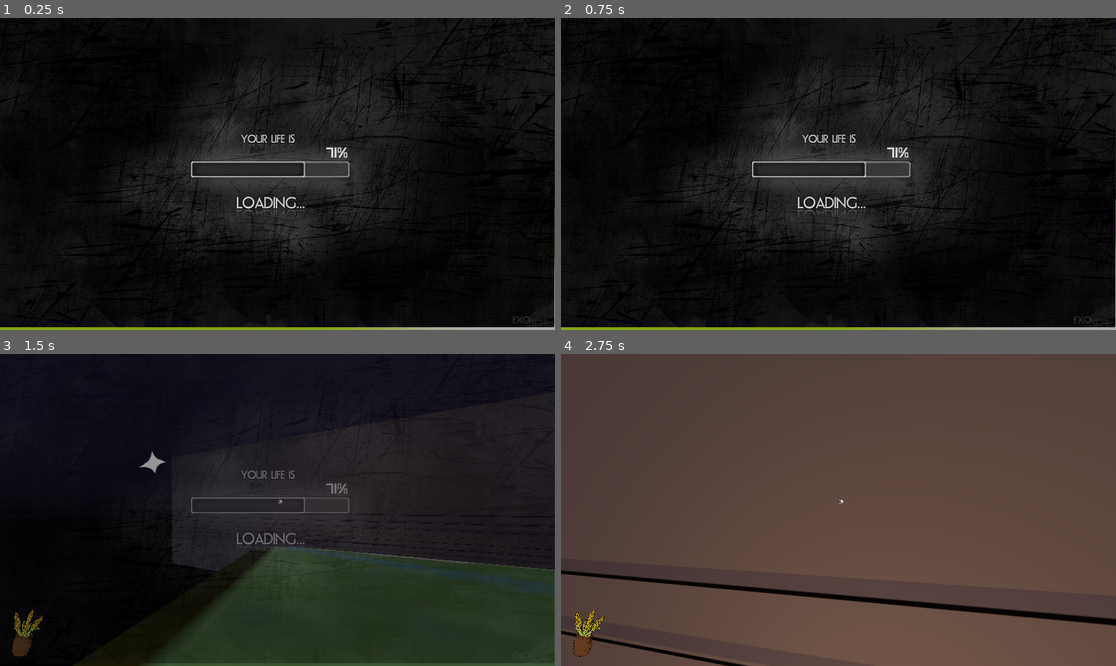
Above: before the commit, frames 1-4 (two rows, left to right).
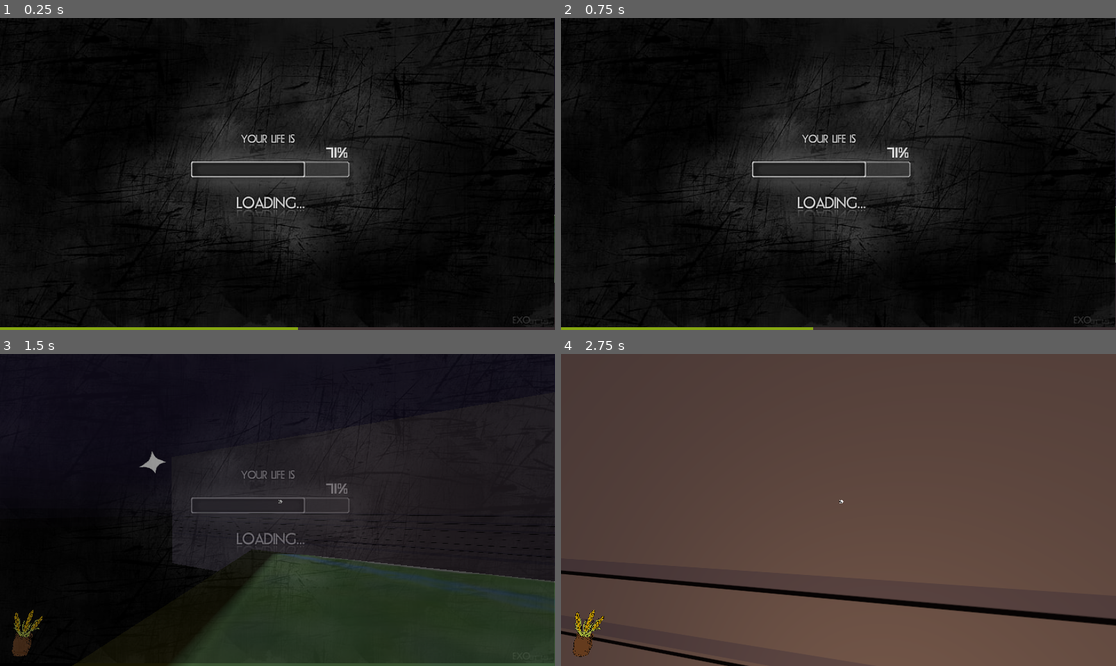
Above: after the commit, the same moments.

Repository: archiebh/RealLudumDareSerfs
Game: Godot game, scene res://Scenes/Level3.tscn
Two runs of this game, one before a commit and one after it. Both use one fixed random seed, a clock stepped at 60 frames per second and the inputs below. This scene is started directly instead of the project's main scene. Sound files missing from this copy of the repository are replaced by a short silence.
Inputs (mouse positions are in pixels of both pictures, inside the frame that each line leads up to):
- Up to frame 1 (0.25 s): no input
- Up to frame 2 (0.75 s): tap Enter at 0.5 s; move the mouse to (866, 174) at 0.52 s; hold W (forward) from 0.53 s (still down); tap Shift (crouch) at 0.6 s
- Up to frame 3 (1.5 s): keep holding W (forward); tap Space (jump) at 0.77 s; move the mouse to (249, 510) at 1.27 s; right-click (249, 510) at 1.35 s
- Up to frame 4 (2.75 s): keep holding W (forward); tap Space (jump) at 1.52 s; move the mouse to (849, 503) at 2.02 s; tap Shift (crouch) at 2.1 s

The runs differ from the first frame. In frame 1, 0.4% of the frame differs, in the area x 53-100%, y 61-100%; in frame 2, 0.5%; in frame 3, 2.7%, in the area x 26-100%, y 61-100%; in frame 4, nothing differs.

Commit message:
gf

Diff:
--- a/Scenes/Home Village.tscn
+++ b/Scenes/Home Village.tscn
@@ -6,11 +6,11 @@
 [ext_resource path="res://Real Textures/Tree 2.png" type="Texture" id=4]
 [ext_resource path="res://Scenes/Gate.tscn" type="PackedScene" id=5]
 [ext_resource path="res://Scenes/Man.gd" type="Script" id=6]
-[ext_resource path="res://Working Textures/peasna.jpeg" type="Texture" id=7]
+[ext_resource path="res://Real Textures/People/Friend Front.png" type="Texture" id=7]
 [ext_resource path="res://Real Textures/Tree 1.png" type="Texture" id=8]
 [ext_resource path="res://Materials/plank.tres" type="Material" id=9]
 [ext_resource path="res://Working Textures/bed.png" type="Texture" id=10]
-[ext_resource path="res://Working Textures/peans.jpeg" type="Texture" id=11]
+[ext_resource path="res://Real Textures/People/Wife.png" type="Texture" id=11]
 [ext_resource path="res://Scenes/AnimationPlayer.gd" type="Script" id=12]
 [ext_resource path="res://Scripts/ENDZONE.gd" type="Script" id=13]
 [ext_resource path="res://Real Textures/Poor Door.png" type="Texture" id=14]
@@ -32,6 +32,7 @@
 [ext_resource path="res://Scenes/Wheat.tscn" type="PackedScene" id=30]
 [ext_resource path="res://Materials/thatch.tres" type="Material" id=31]
 [ext_resource path="res://Materials/Grass.tres" type="Material" id=32]
+[ext_resource path="res://Real Textures/People/Friend Back.png" type="Texture" id=33]
 
 [sub_resource type="SpatialMaterial" id=12]
 albedo_texture = ExtResource( 15 )
@@ -50,7 +51,7 @@
 "times": PoolRealArray( 1.9, 10, 38.3, 44.4 ),
 "transitions": PoolRealArray( 1, 1, 1, 1 ),
 "update": 0,
-"values": [ Vector3( -8.5, 1.52, -1.328 ), Vector3( 2.78138, 1.52, -1.328 ), Vector3( 2.78138, 1.52, -1.328 ), Vector3( 22.4231, 1.52, -1.328 ) ]
+"values": [ Vector3( -8.5, 2.05185, -1.328 ), Vector3( 2.781, 2.052, -1.328 ), Vector3( 2.781, 2.052, -1.328 ), Vector3( 22.423, 2.052, -1.328 ) ]
 }
 tracks/1/type = "value"
 tracks/1/path = NodePath("Indicator:visible")
@@ -88,6 +89,30 @@
 "update": 1,
 "values": [ "Shift to hide", "Right Click To Harvest" ]
 }
+tracks/4/type = "value"
+tracks/4/path = NodePath("Man:opacity")
+tracks/4/interp = 1
+tracks/4/loop_wrap = true
+tracks/4/imported = false
+tracks/4/enabled = true
+tracks/4/keys = {
+"times": PoolRealArray( 0, 1.9, 2, 10, 10.1, 38.3, 38.4, 44.4, 44.5 ),
+"transitions": PoolRealArray( 1, 1, 1, 1, 1, 1, 1, 1, 1 ),
+"update": 0,
+"values": [ 1.0, 1.0, 0.0, 0.0, 1.0, 1.0, 0.0, 0.0, 1.0 ]
+}
+tracks/5/type = "value"
+tracks/5/path = NodePath("Man/ManBack:opacity")
+tracks/5/interp = 1
+tracks/5/loop_wrap = true
+tracks/5/imported = false
+tracks/5/enabled = true
+tracks/5/keys = {
+"times": PoolRealArray( 0, 1.9, 2, 10, 10.1, 38.3, 38.4, 44.4, 44.5 ),
+"transitions": PoolRealArray( 1, 1, 1, 1, 1, 1, 1, 1, 1 ),
+"update": 0,
+"values": [ 0.0, 0.0, 1.0, 1.0, 0.0, 0.0, 1.0, 1.0, 0.0 ]
+}
 
 [sub_resource type="Animation" id=7]
 length = 0.001
@@ -150,6 +175,30 @@
 "transitions": PoolRealArray( 1 ),
 "update": 0,
 "values": [ "\"[Shift] to hide\"" ]
+}
+tracks/5/type = "value"
+tracks/5/path = NodePath("Man:opacity")
+tracks/5/interp = 1
+tracks/5/loop_wrap = true
+tracks/5/imported = false
+tracks/5/enabled = true
+tracks/5/keys = {
+"times": PoolRealArray( 0 ),
+"transitions": PoolRealArray( 1 ),
+"update": 0,
+"values": [ 1.0 ]
+}
+tracks/6/type = "value"
+tracks/6/path = NodePath("Man/ManBack:opacity")
+tracks/6/interp = 1
+tracks/6/loop_wrap = true
+tracks/6/imported = false
+tracks/6/enabled = true
+tracks/6/keys = {
+"times": PoolRealArray( 0 ),
+"transitions": PoolRealArray( 1 ),
+"update": 0,
+"values": [ 0.0 ]
 }
 
 [sub_resource type="Animation" id=8]
@@ -162,10 +211,10 @@
 tracks/0/imported = false
 tracks/0/enabled = true
 tracks/0/keys = {
-"times": PoolRealArray( 0, 2 ),
+"times": PoolRealArray( 0, 2.5 ),
 "transitions": PoolRealArray( 1, 1 ),
 "update": 0,
-"values": [ Vector3( -19.7645, 1.52017, 4.33259 ), Vector3( -19.7645, 1.52017, -2.11772 ) ]
+"values": [ Vector3( -19.764, 1.89385, 4.273 ), Vector3( -19.764, 1.89385, -1.56125 ) ]
 }
 
 [sub_resource type="BoxShape" id=11]
@@ -349,12 +398,13 @@
 material = ExtResource( 31 )
 
 [node name="Woan" type="Sprite3D" parent="."]
-transform = Transform( 1, 0, 0, 0, 1, 0, 0, 0, 1, -19.7645, 1.52017, 4.33259 )
+transform = Transform( 0.2, 0, 0, 0, 0.2, 0, 0, 0, 0.2, -19.7645, 1.52017, 4.33259 )
+offset = Vector2( 0, 24 )
 billboard = 2
 texture = ExtResource( 11 )
 
 [node name="AudioStreamPlayer3D" type="AudioStreamPlayer3D" parent="Woan"]
-transform = Transform( 1, 0, 0, 0, 1, 0, 0, 0, 1, 0.230263, 0.199073, 0.0376334 )
+transform = Transform( 6.66667, 0, 0, 0, 6.66667, 0, 0, 0, 6.66667, 0.23027, 0.199073, 0.037632 )
 stream = ExtResource( 17 )
 unit_size = 2.0
 autoplay = true
@@ -368,7 +418,7 @@
 script = ExtResource( 12 )
 
 [node name="Man" type="Sprite3D" parent="."]
-transform = Transform( 1, 0, 0, 0, 1, 0, 0, 0, 1, -8.5, 1.52, -1.328 )
+transform = Transform( 0.3, 0, 0, 0, 0.3, 0, 0, 0, 1, -8.5, 1.52, -1.328 )
 billboard = 2
 texture = ExtResource( 7 )
 script = ExtResource( 6 )
@@ -381,6 +431,11 @@
 attenuation_filter_cutoff_hz = 14000.0
 attenuation_filter_db = 0.0
 
+[node name="ManBack" type="Sprite3D" parent="Man"]
+opacity = 0.0
+billboard = 2
+texture = ExtResource( 33 )
+
 [node name="ENDZONE" type="Area" parent="."]
 transform = Transform( -4.37114e-08, 0, -1, 0, 1, 0, 1, 0, -4.37114e-08, -44, 3, -0.0637045 )
 collision_layer = 16
--- a/Scenes/Level3.tscn
+++ b/Scenes/Level3.tscn
@@ -17,6 +17,9 @@
 [ext_resource path="res://Sounds/Voice/Serf/32.mp3" type="AudioStream" id=15]
 [ext_resource path="res://Scripts/Voicelines.gd" type="Script" id=16]
 [ext_resource path="res://Scripts/ENDZONE.gd" type="Script" id=17]
+[ext_resource path="res://Real Textures/Noble Cobble.png" type="Texture" id=18]
+[ext_resource path="res://Materials/Cobbled Street.tres" type="Material" id=19]
+[ext_resource path="res://Materials/Path.tres" type="Material" id=20]
 
 [sub_resource type="SpatialMaterial" id=1]
 albedo_texture = ExtResource( 1 )
@@ -106,11 +109,15 @@
 [sub_resource type="BoxShape" id=19]
 extents = Vector3( 10, 10, 4 )
 
+[sub_resource type="SpatialMaterial" id=20]
+albedo_texture = ExtResource( 18 )
+uv1_triplanar = true
+
 [node name="Level3" type="Spatial"]
 script = ExtResource( 16 )
 
 [node name="Sprite3D" type="Sprite3D" parent="."]
-transform = Transform( 12.1328, 0, 0, 0, -5.30342e-07, 12.1328, 0, -12.1328, -5.30342e-07, -49.2412, 0.150101, 17.1691 )
+transform = Transform( 12.1328, 0, 0, 0, -5.30342e-07, 12.1328, 0, -12.1328, -5.30342e-07, -49.241, -0.084, 17.169 )
 texture = ExtResource( 2 )
 
 [node name="floor" type="CSGCombiner" parent="."]
@@ -1906,4 +1913,339 @@
 transform = Transform( 1, 0, 0, 0, 1, 0, 0, 0, 1, 0, 3, -82 )
 shape = SubResource( 19 )
 
+[node name="Roofhandler" type="Spatial" parent="."]
+transform = Transform( 1, 0, 0, 0, 1, 0, 0, 0, 1, 0, 4.3434, 0 )
+
+[node name="Roof" type="Spatial" parent="Roofhandler"]
+transform = Transform( 7.01591, 0, 0, 0, 15, 0, 0, 0, 10.6367, 5.286, -141.837, 8.307 )
+
+[node name="CSGCylinder" type="CSGCylinder" parent="Roofhandler/Roof"]
+transform = Transform( 0.707107, 0, -0.707107, 0, 1, 0, 0.707107, 0, 0.707107, 0, 10.169, 0 )
+sides = 4
+cone = true
+material = SubResource( 20 )
+
+[node name="Roof2" type="Spatial" parent="Roofhandler"]
+transform = Transform( 7.01591, 0, 0, 0, 15, 0, 0, 0, 10.6367, 4.12144, -141.837, -19.8754 )
+
+[node name="CSGCylinder" type="CSGCylinder" parent="Roofhandler/Roof2"]
+transform = Transform( 0.707107, 0, -0.707107, 0, 1, 0, 0.707107, 0, 0.707107, 0, 10.169, 0 )
+sides = 4
+cone = true
+material = SubResource( 20 )
+
+[node name="Roof3" type="Spatial" parent="Roofhandler"]
+transform = Transform( 7.01591, 0, 0, 0, 15, 0, 0, 0, 10.6367, -11.907, -141.837, -22.4562 )
+
+[node name="CSGCylinder" type="CSGCylinder" parent="Roofhandler/Roof3"]
+transform = Transform( 0.707107, 0, -0.707107, 0, 1, 0, 0.707107, 0, 0.707107, 0, 10.169, 0 )
+sides = 4
+cone = true
+material = SubResource( 20 )
+
+[node name="Roof4" type="Spatial" parent="Roofhandler"]
+transform = Transform( 4.69784, 0, -7.90016, 0, 15, 0, 5.21089, 0, 7.12233, -8.51115, -141.837, -40.6356 )
+
+[node name="CSGCylinder" type="CSGCylinder" parent="Roofhandler/Roof4"]
+transform = Transform( 0.707107, 0, -0.707107, 0, 1, 0, 0.707107, 0, 0.707107, 0, 10.169, 0 )
+sides = 4
+cone = true
+material = SubResource( 20 )
+
+[node name="Roof5" type="Spatial" parent="Roofhandler"]
+transform = Transform( 10.3063, 0, -0.259372, 0, 15, 0, 0.15783, 0, 14.4151, -15.4387, -141.837, 2.01634 )
+
+[node name="CSGCylinder" type="CSGCylinder" parent="Roofhandler/Roof5"]
+transform = Transform( 0.707107, 0, -0.707107, 0, 1, 0, 0.707107, 0, 0.707107, 0, 10.169, 0 )
+sides = 4
+cone = true
+material = SubResource( 20 )
+
+[node name="Roof6" type="Spatial" parent="Roofhandler"]
+transform = Transform( 10.3063, 0, -0.259372, 0, 15, 0, 0.15783, 0, 14.4151, -12.1787, -141.837, 35.2958 )
+
+[node name="CSGCylinder" type="CSGCylinder" parent="Roofhandler/Roof6"]
+transform = Transform( 0.707107, 0, -0.707107, 0, 1, 0, 0.707107, 0, 0.707107, 0, 10.169, 0 )
+sides = 4
+cone = true
+material = SubResource( 20 )
+
+[node name="Roof7" type="Spatial" parent="Roofhandler"]
+transform = Transform( 13.074, 0, -0.329024, 0, 15, 0, 0.15783, 0, 14.4151, -77.515, -141.837, 27.2815 )
+
+[node name="CSGCylinder" type="CSGCylinder" parent="Roofhandler/Roof7"]
+transform = Transform( 0.707107, 0, -0.707107, 0, 1, 0, 0.707107, 0, 0.707107, 0, 10.169, 0 )
+sides = 4
+cone = true
+material = SubResource( 20 )
+
+[node name="Roof8" type="Spatial" parent="Roofhandler"]
+transform = Transform( 11.8957, 0, 7.9852, 0, 15, 0, -3.95161, 0, 23.3511, -111.474, -141.837, -14.1479 )
+
+[node name="CSGCylinder" type="CSGCylinder" parent="Roofhandler/Roof8"]
+transform = Transform( 0.707107, 0, -0.707107, 0, 1, 0, 0.707107, 0, 0.707107, 0, 10.169, 0 )
+sides = 4
+cone = true
+material = SubResource( 20 )
+
+[node name="Roof9" type="Spatial" parent="Roofhandler"]
+transform = Transform( 9.52641, 0, -9.9884, 0, 15, 0, 8.95549, 0, 10.3989, -102.101, -141.837, 15.3281 )
+
+[node name="CSGCylinder" type="CSGCylinder" parent="Roofhandler/Roof9"]
+transform = Transform( 0.707107, 0, -0.707107, 0, 1, 0, 0.707107, 0, 0.707107, 0, 10.169, 0 )
+sides = 4
+cone = true
+material = SubResource( 20 )
+
+[node name="Roof10" type="Spatial" parent="Roofhandler"]
+transform = Transform( 8.34316, 0, -5.00763, 0, 15, 0, 4.51772, 0, 9.00362, -78.2137, -141.837, 0.144392 )
+
+[node name="CSGCylinder" type="CSGCylinder" parent="Roofhandler/Roof10"]
+transform = Transform( 0.707107, 0, -0.707107, 0, 1, 0, 0.707107, 0, 0.707107, 0, 10.169, 0 )
+sides = 4
+cone = true
+material = SubResource( 20 )
+
+[node name="Roof11" type="Spatial" parent="Roofhandler"]
+transform = Transform( 2.54327, 0, -9.34367, 0, 15, 0, 13.9334, 0, 4.31545, -88.7782, -141.837, -18.0063 )
+
+[node name="CSGCylinder" type="CSGCylinder" parent="Roofhandler/Roof11"]
+transform = Transform( 0.707107, 0, -0.707107, 0, 1, 0, 0.707107, 0, 0.707107, 0, 10.169, 0 )
+sides = 4
+cone = true
+material = SubResource( 20 )
+
+[node name="Roof12" type="Spatial" parent="Roofhandler"]
+transform = Transform( 12.3783, 0, -2.21856, 0, 15, 0, 4.20847, 0, 5.59729, -101.638, -141.837, -40.762 )
+
+[node name="CSGCylinder" type="CSGCylinder" parent="Roofhandler/Roof12"]
+transform = Transform( 0.707107, 0, -0.707107, 0, 1, 0, 0.707107, 0, 0.707107, 0, 10.169, 0 )
+sides = 4
+cone = true
+material = SubResource( 20 )
+
+[node name="Roof13" type="Spatial" parent="Roofhandler"]
+transform = Transform( 9.49986, 0, -6.68467, 0, 15, 0, 8.98323, 0, 6.54351, -70.4875, -141.837, 46.9993 )
+
+[node name="CSGCylinder" type="CSGCylinder" parent="Roofhandler/Roof13"]
+transform = Transform( 0.707107, 0, -0.707107, 0, 1, 0, 0.707107, 0, 0.707107, 0, 10.169, 0 )
+sides = 4
+cone = true
+material = SubResource( 20 )
+
+[node name="Streethandler" type="Spatial" parent="."]
+transform = Transform( 1, 0, 0, 0, 1, 0, 0, 0, 1, 0, -0.85, 0 )
+
+[node name="CSGCombiner" type="CSGCombiner" parent="Streethandler"]
+transform = Transform( 1, 0, 0, 0, 1, 0, 0, 0, 1, 0, -0.136837, 0 )
+
+[node name="CSGBox" type="CSGBox" parent="Streethandler/CSGCombiner"]
+transform = Transform( 0.982894, 2.59998e-09, -0.184175, -2.54125e-09, 1, 5.54918e-10, 0.184175, -7.73935e-11, 0.982894, -116.182, 0, -36.3732 )
+width = 16.7442
+depth = 4.50151
+material = ExtResource( 19 )
+
+[node name="CSGBox2" type="CSGBox" parent="Streethandler/CSGCombiner"]
+transform = Transform( 0.539815, -5.02165e-09, -0.841784, 1.61822e-09, 1, -4.92776e-09, 0.841784, 1.29788e-09, 0.539815, -104.606, 0, -28.5714 )
+width = 16.7442
+depth = 4.50151
+material = ExtResource( 19 )
+
+[node name="CSGBox3" type="CSGBox" parent="Streethandler/CSGCombiner"]
+transform = Transform( 0.208304, -5.15675e-09, -0.978064, 1.61822e-09, 1, -4.92776e-09, 0.978064, -5.56248e-10, 0.208304, -98.3768, 0, -14.1004 )
+width = 16.7442
+depth = 4.50151
+material = ExtResource( 19 )
+
+[node name="CSGBox4" type="CSGBox" parent="Streethandler/CSGCombiner"]
+transform = Transform( 0.457377, -5.12226e-09, -0.889273, 1.61822e-09, 1, -4.92776e-09, 0.889273, 8.14807e-10, 0.457377, -93.0917, 0, 1.06276 )
+width = 16.7442
+depth = 4.50151
+material = ExtResource( 19 )
+
+[node name="CSGBox5" type="CSGBox" parent="Streethandler/CSGCombiner"]
+transform = Transform( 0.902713, 2.55088e-09, -0.430243, -3.73108e-09, 1, -1.89943e-09, 0.430243, 3.3199e-09, 0.902713, -82.4587, 0, 11.3183 )
+width = 16.7442
+depth = 4.50151
+material = ExtResource( 19 )
+
+[node name="CSGBox6" type="CSGBox" parent="Streethandler/CSGCombiner"]
+transform = Transform( 0.998185, 3.26446e-09, 0.0602297, -3.15703e-09, 1, -1.87885e-09, -0.0602297, 1.68528e-09, 0.998185, -53.7683, 0, 12.1363 )
+width = 46.4646
+depth = 4.50151
+material = ExtResource( 19 )
+
+[node name="CSGBox7" type="CSGBox" parent="Streethandler/CSGCombiner"]
+transform = Transform( -0.0100878, 1.8469e-09, 0.999949, -3.15703e-09, 1, -1.87885e-09, -0.999949, -3.17583e-09, -0.0100878, -65.2501, 0, 11.9366 )
+width = 46.4646
+depth = 4.50151
+material = ExtResource( 19 )
+
+[node name="CSGBox8" type="CSGBox" parent="Streethandler/CSGCombiner"]
+transform = Transform( 0.848067, 2.15772e-09, -0.52989, -3.73108e-09, 1, -1.89943e-09, 0.52989, 3.58789e-09, 0.848067, -31.3394, 0, 14.8128 )
+width = 13.6175
+depth = 4.50151
+material = ExtResource( 19 )
+
+[node name="CSGBox9" type="CSGBox" parent="Streethandler/CSGCombiner"]
+transform = Transform( 0.220748, -1.02894e-09, -0.975331, -3.73108e-09, 1, -1.89943e-09, 0.975331, 4.05833e-09, 0.220748, -24.9495, 0, 23.6988 )
+width = 13.6175
+depth = 4.50151
+material = ExtResource( 19 )
+
+[node name="CSGBox10" type="CSGBox" parent="Streethandler/CSGCombiner"]
+transform = Transform( -0.284534, -2.88253e-09, -0.958666, -3.73108e-09, 1, -1.89943e-09, 0.958666, 3.0364e-09, -0.284534, -24.9495, 0, 33.3835 )
+width = 13.6175
+depth = 4.50151
+material = ExtResource( 19 )
+
+[node name="CSGBox11" type="CSGBox" parent="Streethandler/CSGCombiner"]
+transform = Transform( -0.885167, -4.18637e-09, -0.465275, -3.73108e-09, 1, -1.89943e-09, 0.465275, 5.46698e-11, -0.885167, -30.7404, 0, 40.8716 )
+width = 13.6175
+depth = 4.50151
+material = ExtResource( 19 )
+
+[node name="CSGBox12" type="CSGBox" parent="Streethandler/CSGCombiner"]
+transform = Transform( -0.999832, -3.76525e-09, -0.0183248, -3.73108e-09, 1, -1.89943e-09, 0.0183248, -1.83073e-09, -0.999832, -45.6169, 0, 43.9668 )
+width = 20.716
+depth = 4.50151
+material = ExtResource( 19 )
+
+[node name="CSGBox13" type="CSGBox" parent="Streethandler/CSGCombiner"]
+transform = Transform( -0.766336, 2.10154e-09, 0.64244, -9.6758e-10, 1, -4.42537e-09, -0.64244, -4.01293e-09, -0.766336, -60.3935, 0, 40.0729 )
+width = 14.8726
+depth = 4.50151
+material = ExtResource( 19 )
+
+[node name="CSGBox14" type="CSGBox" parent="Streethandler/CSGCombiner"]
+transform = Transform( -0.998979, -1.16656e-09, -0.0451885, -9.6758e-10, 1, -4.42537e-09, 0.0451885, -4.37712e-09, -0.998979, -46.3157, 0, 49.7576 )
+width = 11.4204
+depth = 10.9595
+material = ExtResource( 19 )
+
+[node name="CSGBox15" type="CSGBox" parent="Streethandler/CSGCombiner"]
+transform = Transform( -2.29523, -2.4224e-09, -0.0455531, -9.6758e-10, 1, -4.42537e-09, 0.0198429, -4.40529e-09, -0.999803, -15.9637, 0, 15.9111 )
+width = 11.4204
+depth = 5.10854
+material = ExtResource( 19 )
+
+[node name="CSGBox16" type="CSGBox" parent="Streethandler/CSGCombiner"]
+transform = Transform( -0.0601115, -4.48699e-09, -1.00078, -9.6758e-10, 1, -4.42537e-09, 2.29453, 2.2675e-09, 0.0107025, -25.7482, 0, 1.73345 )
+width = 11.791
+depth = 5.10854
+material = ExtResource( 19 )
+
+[node name="CSGBox17" type="CSGBox" parent="Streethandler/CSGCombiner"]
+transform = Transform( -0.00940113, -4.4358e-09, -1.0003, -9.6758e-10, 1, -4.42537e-09, 2.2953, 2.36608e-09, 0.0328114, -3.78947, 0, -5.87154 )
+width = 25.5051
+depth = 5.10854
+material = ExtResource( 19 )
+
+[node name="CSGBox18" type="CSGBox" parent="Streethandler/CSGCombiner"]
+transform = Transform( -2.11879, -2.71685e-09, -0.418705, 1.55989e-09, 1, -3.94335e-09, 0.882721, -3.18486e-09, -0.909047, -0.394833, 0, -34.0271 )
+width = 5.96463
+depth = 5.30809
+material = ExtResource( 19 )
+
+[node name="CSGBox19" type="CSGBox" parent="Streethandler/CSGCombiner"]
+transform = Transform( -2.29532, -1.27803e-09, -0.0356394, 1.55989e-09, 1, -3.94335e-09, -0.00291133, -3.98638e-09, -1.00021, 9.88894, 0, -36.0239 )
+width = 5.96463
+depth = 5.30809
+material = ExtResource( 19 )
+
+[node name="CSGBox20" type="CSGBox" parent="Streethandler/CSGCombiner"]
+transform = Transform( 0.219385, 6.45225e-09, 0.999108, 8.95412e-10, 1, -6.30058e-09, -2.28481, -9.60275e-10, 0.0588557, 15.2804, 0, -41.6151 )
+width = 5.96463
+depth = 5.30809
+material = ExtResource( 19 )
+
+[node name="CSGBox21" type="CSGBox" parent="Streethandler/CSGCombiner"]
+transform = Transform( -2.28019, -8.36458e-10, 0.0779903, 8.95412e-10, 1, -6.30058e-09, -0.263128, -6.46946e-09, -0.997797, 6.99351, 0, 22.7832 )
+width = 11.0196
+depth = 5.30809
+material = ExtResource( 19 )
+
+[node name="CSGBox22" type="CSGBox" parent="Streethandler/CSGCombiner"]
+transform = Transform( -2.29412, -1.77618e-09, -0.0691826, 8.95412e-10, 1, -6.30058e-09, 0.0741128, -6.27685e-09, -0.998446, 7.26518, 0, -6.42118 )
+width = 11.0196
+depth = 5.30809
+material = ExtResource( 19 )
+
+[node name="Pathhandler" type="Spatial" parent="."]
+transform = Transform( 1, 0, 0, 0, 1, 0, 0, 0, 1, 0, -1.038, 0 )
+
+[node name="CSGCombiner" type="CSGCombiner" parent="Pathhandler"]
+
+[node name="CSGBox" type="CSGBox" parent="Pathhandler/CSGCombiner"]
+transform = Transform( 0.999685, 0, 0.0250952, 0, 1, 0, -0.0250952, 0, 0.999685, -92.5294, 0, -30.4871 )
+width = 25.7091
+depth = 3.52327
+material = ExtResource( 20 )
+
+[node name="CSGBox2" type="CSGBox" parent="Pathhandler/CSGCombiner"]
+transform = Transform( -0.00134388, 0, 0.999999, 0, 1, 0, -0.999999, 0, -0.00134388, -81.354, 0, -21.4283 )
+width = 17.5638
+depth = 3.52327
+material = ExtResource( 20 )
+
+[node name="CSGBox3" type="CSGBox" parent="Pathhandler/CSGCombiner"]
+transform = Transform( -0.98015, 0, 0.198256, 0, 1, 0, -0.198256, 0, -0.98015, -72.7185, 0, -11.7768 )
+width = 17.5638
+depth = 3.52327
+material = ExtResource( 20 )
+
+[node name="CSGBox4" type="CSGBox" parent="Pathhandler/CSGCombiner"]
+transform = Transform( -0.923672, 0, -0.383183, 0, 1, 0, 0.383183, 0, -0.923672, -104.467, 0, 1.43044 )
+width = 17.5638
+depth = 3.52327
+material = ExtResource( 20 )
+
+[node name="CSGBox5" type="CSGBox" parent="Pathhandler/CSGCombiner"]
+transform = Transform( -0.559554, 0, -0.828793, 0, 1, 0, 0.828793, 0, -0.559554, -116.235, 0, 9.89664 )
+width = 13.8477
+depth = 3.52327
+material = ExtResource( 20 )
+
+[node name="CSGBox6" type="CSGBox" parent="Pathhandler/CSGCombiner"]
+transform = Transform( -0.0481001, -6.30903e-10, -0.998842, -2.57995e-11, 1, -6.30391e-10, 0.998842, -4.55424e-12, -0.0481001, -120.383, 0, 21.4953 )
+width = 13.8477
+depth = 3.52327
+material = ExtResource( 20 )
+
+[node name="CSGBox7" type="CSGBox" parent="Pathhandler/CSGCombiner"]
+transform = Transform( -0.860101, -3.83259e-08, 0.510123, -6.59848e-08, 1, -3.61241e-08, -0.510123, -6.47307e-08, -0.860101, -115.896, 0, 31.3161 )
+width = 13.8477
+depth = 3.52327
+material = ExtResource( 20 )
+
+[node name="CSGBox8" type="CSGBox" parent="Pathhandler/CSGCombiner"]
+transform = Transform( -0.0197209, 3.48158e-08, 0.999805, -6.59848e-08, 1, -3.61241e-08, -0.999805, -6.66843e-08, -0.0197209, -110.478, 0, 39.9516 )
+width = 12.8956
+depth = 3.52327
+material = ExtResource( 20 )
+
+[node name="CSGBox9" type="CSGBox" parent="Pathhandler/CSGCombiner"]
+transform = Transform( -0.999782, -6.5217e-08, 0.0208553, -6.59848e-08, 1, -3.61241e-08, -0.0208553, -3.74924e-08, -0.999782, -100.911, 0, 45.0314 )
+width = 20.4367
+depth = 3.52327
+material = ExtResource( 20 )
+
+[node name="CSGBox10" type="CSGBox" parent="Pathhandler/CSGCombiner"]
+transform = Transform( -0.0217801, -3.75527e-08, -0.999763, -6.59848e-08, 1, -3.61241e-08, 0.999763, 6.51823e-08, -0.0217801, -102.52, 0, 40.9676 )
+width = 11.6487
+depth = 3.52327
+material = ExtResource( 20 )
+
+[node name="CSGBox11" type="CSGBox" parent="Pathhandler/CSGCombiner"]
+transform = Transform( -0.0217801, -3.75527e-08, -0.999763, -6.59848e-08, 1, -3.61241e-08, 0.999763, 6.51823e-08, -0.0217801, -92.7834, 0, 35.9725 )
+width = 19.731
+depth = 3.52327
+material = ExtResource( 20 )
+
+[node name="CSGBox12" type="CSGBox" parent="Pathhandler/CSGCombiner"]
+transform = Transform( 0.512388, 6.67618e-08, 0.858754, -1.42012e-07, 1, 6.99076e-09, -0.858754, -1.25535e-07, 0.512388, -88.5503, 0, 19.4634 )
+width = 16.4016
+depth = 3.52327
+material = ExtResource( 20 )
+
 [connection signal="area_entered" from="ENDZONE" to="ENDZONE" method="_on_ENDZONE_area_entered"]
Not shown: 1 places in Scenes/Home Village.tscn that only renumber resources
Not shown: 1 places in Scenes/Level3.tscn that only renumber resources
